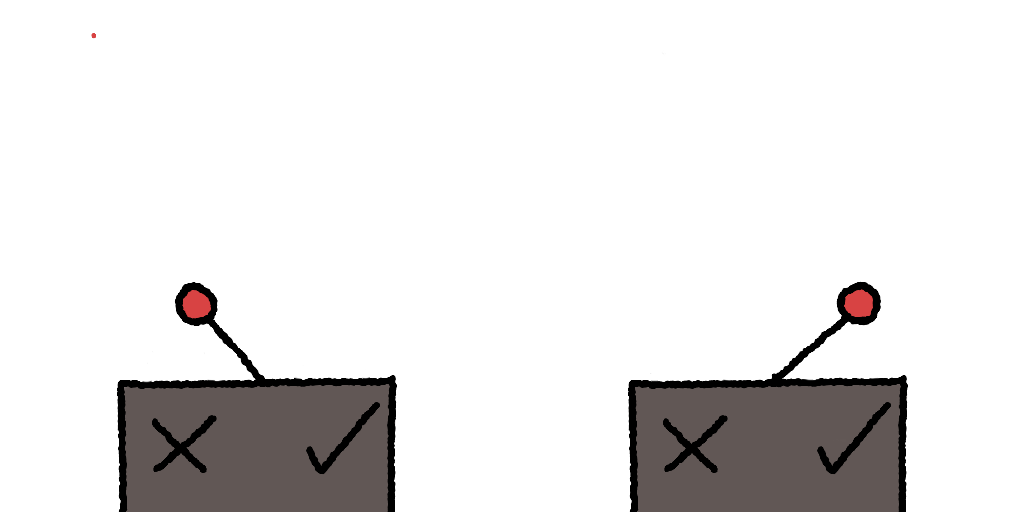
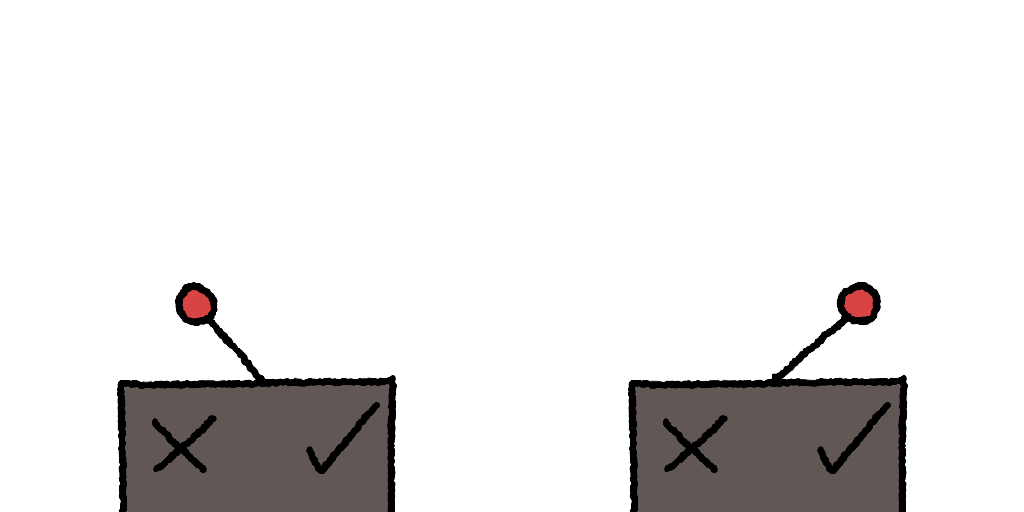
Before/after of a (1024, 512) layered artwork. What changed in the layer stack:
painted on "colour" over [91, 33, 96, 39]
removed layer "Background" over [91, 33, 96, 39]
